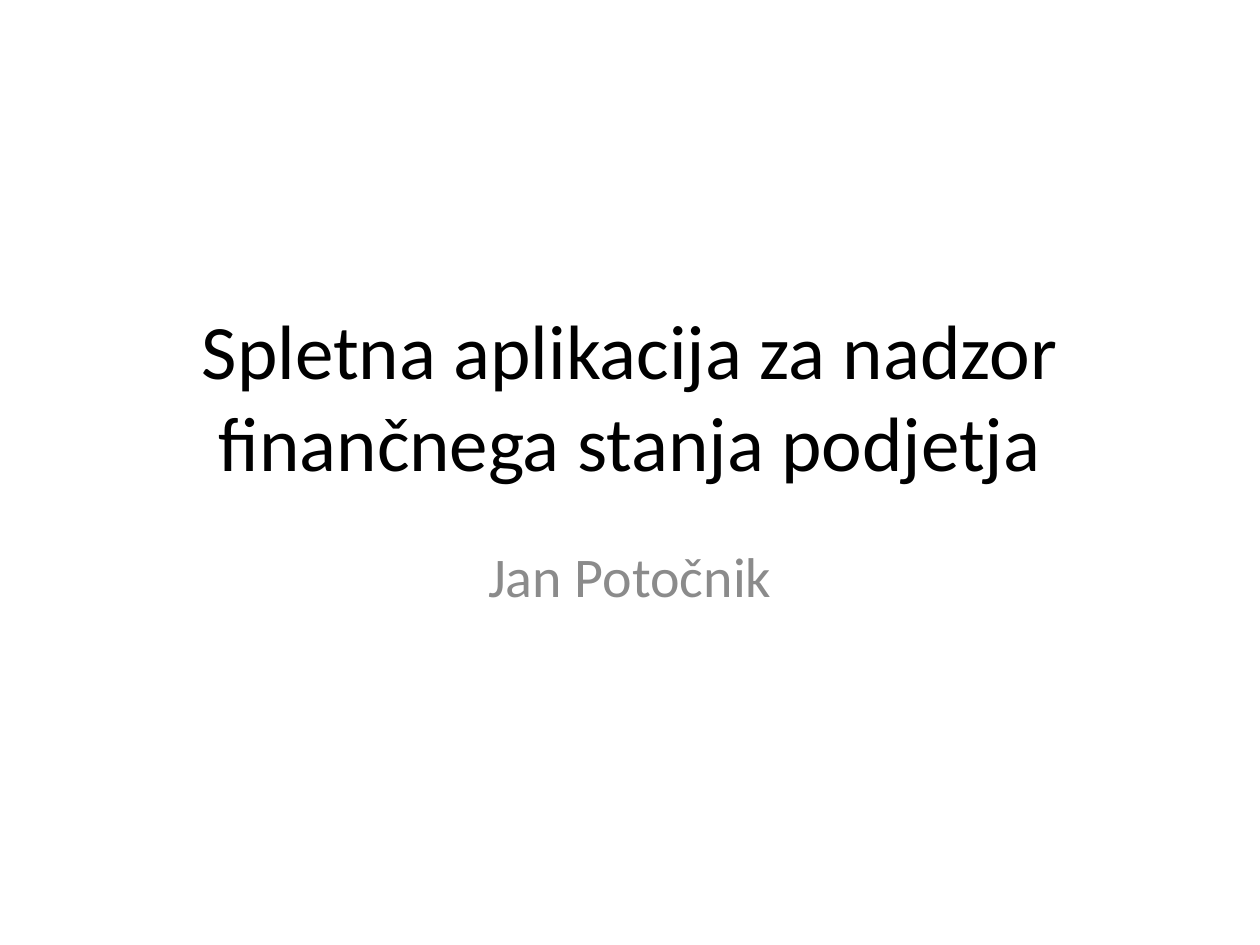
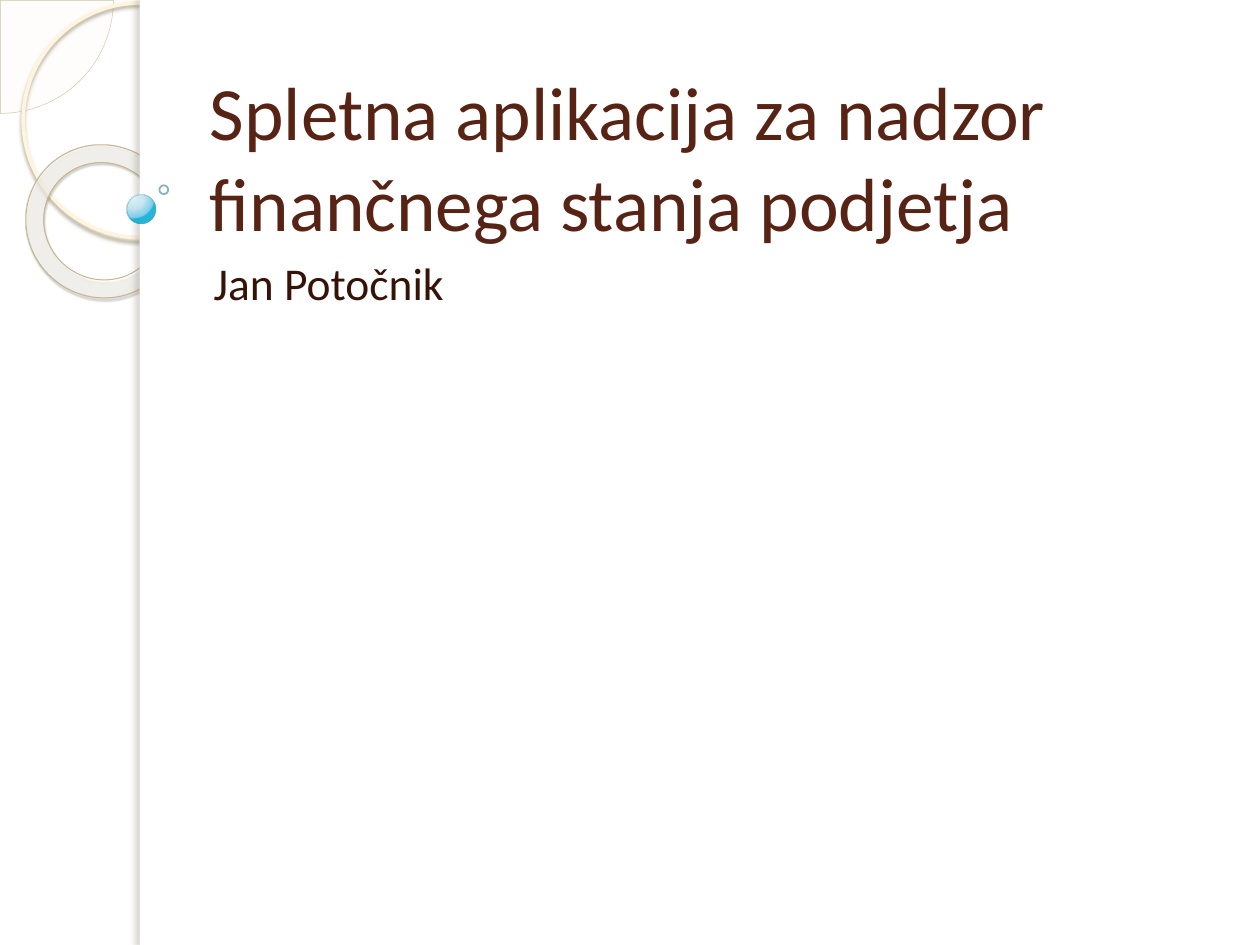
Before and after one commit to PotocnikJan/Podjetje, a slide deck: slide 1 of Nadzor finančnega stanja podjetja.pptx. Drawn at 1260x945 pixels with LibreOffice and Linux fonts; fonts in the diff are those of the drawing; background and template pictures are left out. Boxes give left, top, right and bottom in pixels: in the first picture for what was removed or moved away, otherwise in the second. Text is boxed around its words. In the diff, an @@ line names an element or a change of style, - is before the commit and + after.

```diff
--- a/Nadzor finančnega stanja podjetja.pptx
+++ b/Nadzor finančnega stanja podjetja.pptx
@@ pie slice (boxed as its full ellipse) added at bbox=[0, 0, 113, 113], fill #FEFAF4 at 33% opacity, outline #D3C39F 0.25 pt @@
@@ ellipse added at bbox=[23, 3, 257, 237], outline #FFF5DE 2.15 pt @@
@@ rectangle added at bbox=[140, 0, 1260, 945], fill #FFFFFF @@
@@ rectangle added at bbox=[140, 0, 150, 945], fill #FFFFFF @@
@@ title "Spletna aplikacija za nadzor finančnega ...": place and size @@
-title "Spletna aplikacija za nadzor finančnega ..." at bbox=[202, 325, 1057, 485]
+title "Spletna aplikacija za nadzor finančnega ..." at bbox=[210, 87, 1045, 244]
@@ title "Spletna aplikacija za nadzor finančnega ..." at bbox=[210, 87, 1045, 244]: size 44 to 43 pt, text colour #000000 to #572314; alignment centre to left; vertical alignment middle to bottom @@
@@ donut added at bbox=[0, 113, 211, 329], fill gradient #FFFCF6 to #FFFEFB to #F0D28E, outline #C7B893 0.58 pt @@
@@ ellipse added at bbox=[127, 195, 156, 224], fill gradient #DAF4FF to #C3E3F0 to #6BC7E8 to #00ABD5, outline #308EA5 0.16 pt @@
@@ ellipse added at bbox=[160, 185, 169, 194], outline #318093 1 pt @@
@@ subtitle "Jan Potočnik": place and size @@
-subtitle "Jan Potočnik" at bbox=[488, 558, 771, 598]
+subtitle "Jan Potočnik" at bbox=[214, 268, 444, 301]
@@ subtitle "Jan Potočnik" at bbox=[214, 268, 444, 301]: size 32 to 26 pt, text colour #8C8C8C to #361309; alignment centre to left; indent changed @@
```
Also in this commit, not shown: 3 other slides changed, 6 slides added, 1 slide removed, 3 other files.
